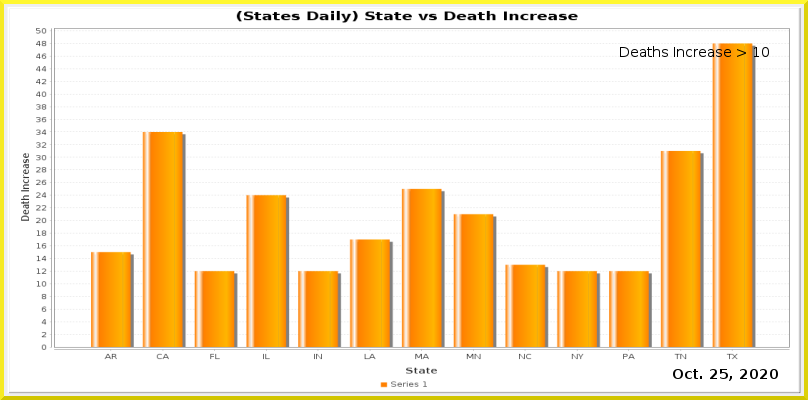
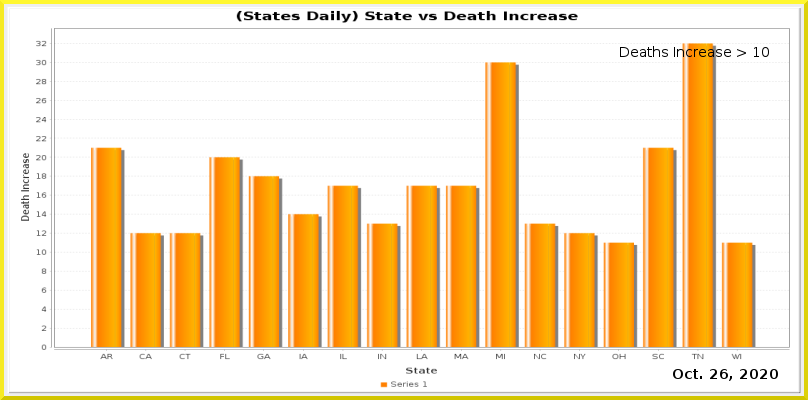
Two versions of the same layered image (808×400). Layer-by-layer changes:
painted on "Current Date" over box(720, 369, 728, 379)
painted on "Date_vs_TestIncrease.png" over box(36, 28, 789, 360)
